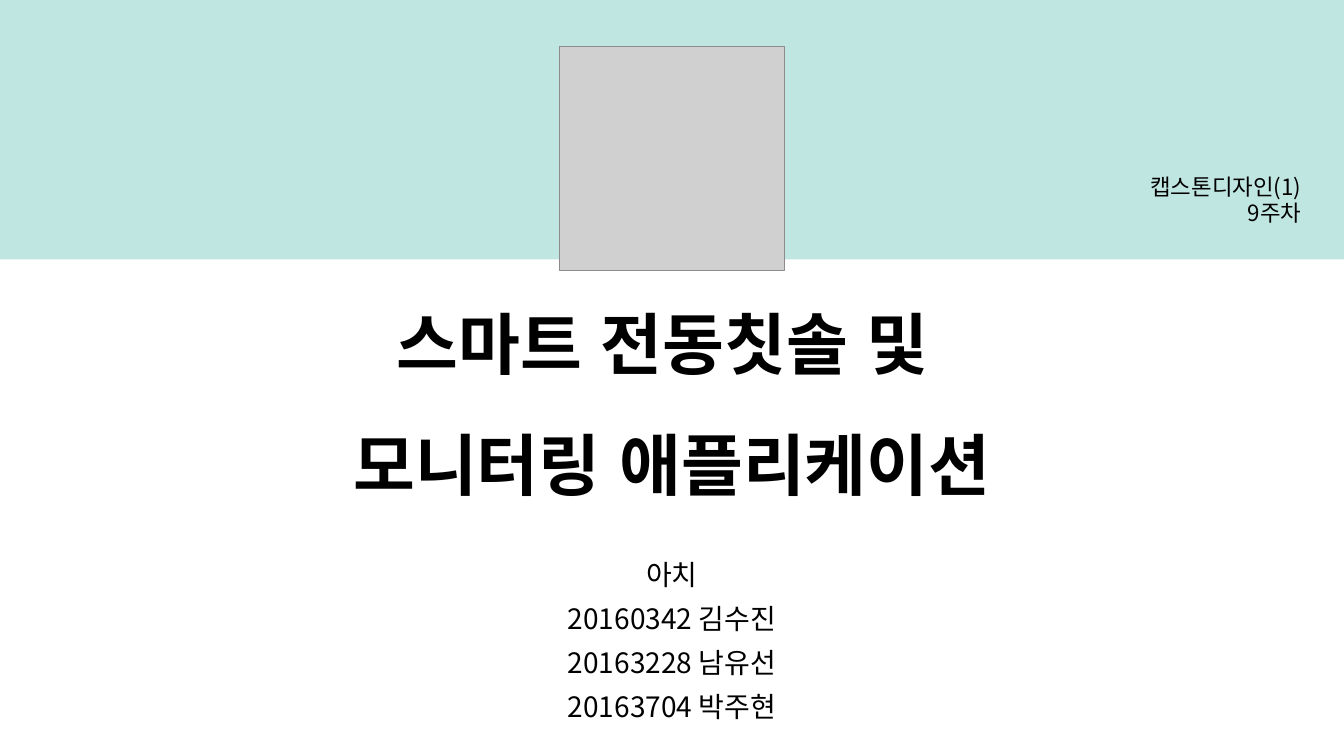
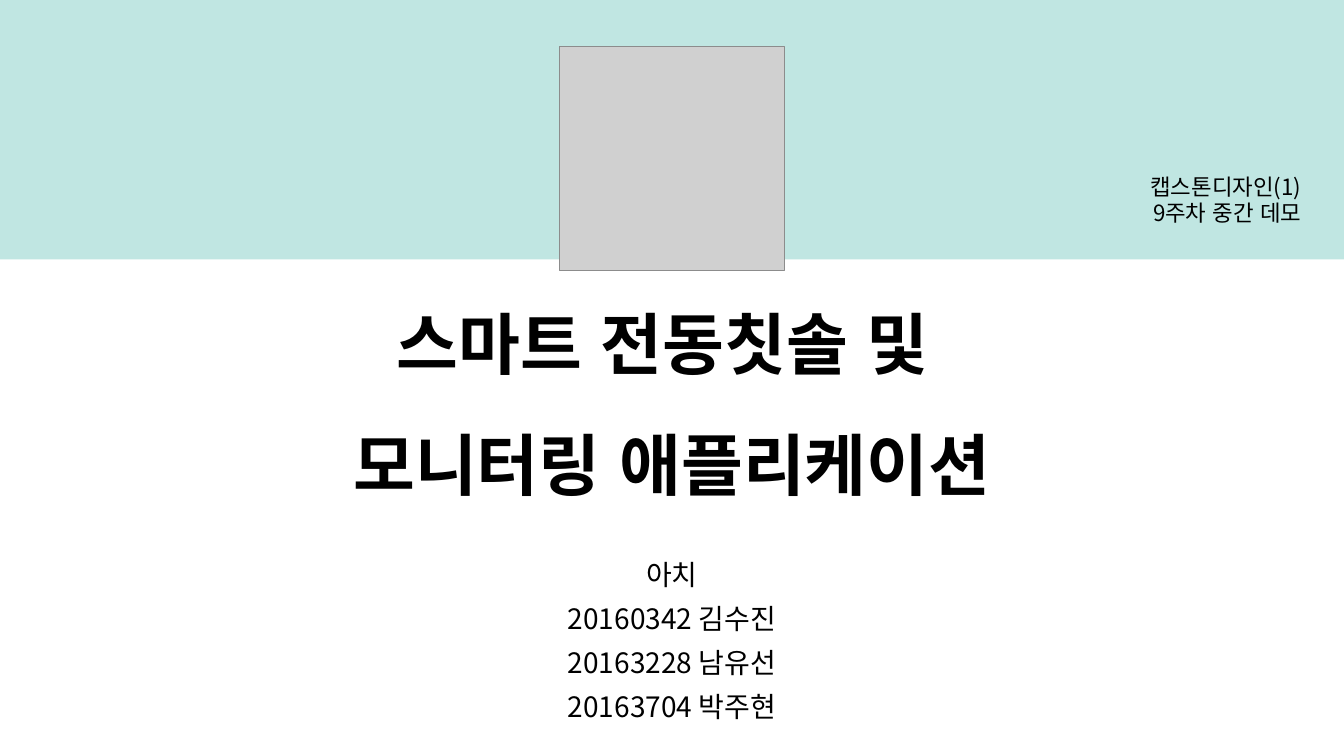
Before and after one commit to Team-Achi/Docs, a slide deck: slide 1 of PPT/캡스톤디자인_9주차_중간데모_발표자료_5조.pptx. Drawn at 1344x756 pixels with LibreOffice and Linux fonts; fonts in the diff are those of the drawing; grey boxes stand for pictures; background and template pictures are left out. Boxes give left, top, right and bottom in pixels: in the first picture for what was removed or moved away, otherwise in the second. Text is boxed around its words. In the diff, an @@ line names an element or a change of style, - is before the commit and + after.

Commit message:
9주차 ppt 수정

```diff
--- a/PPT/캡스톤디자인_9주차_중간데모_발표자료_5조.pptx
+++ b/PPT/캡스톤디자인_9주차_중간데모_발표자료_5조.pptx
@@ text at box(1153, 199, 1301, 223): text changed @@
-9주차
+9주차 중간 데모
```
Also in this commit, not shown: 3 other slides changed.
